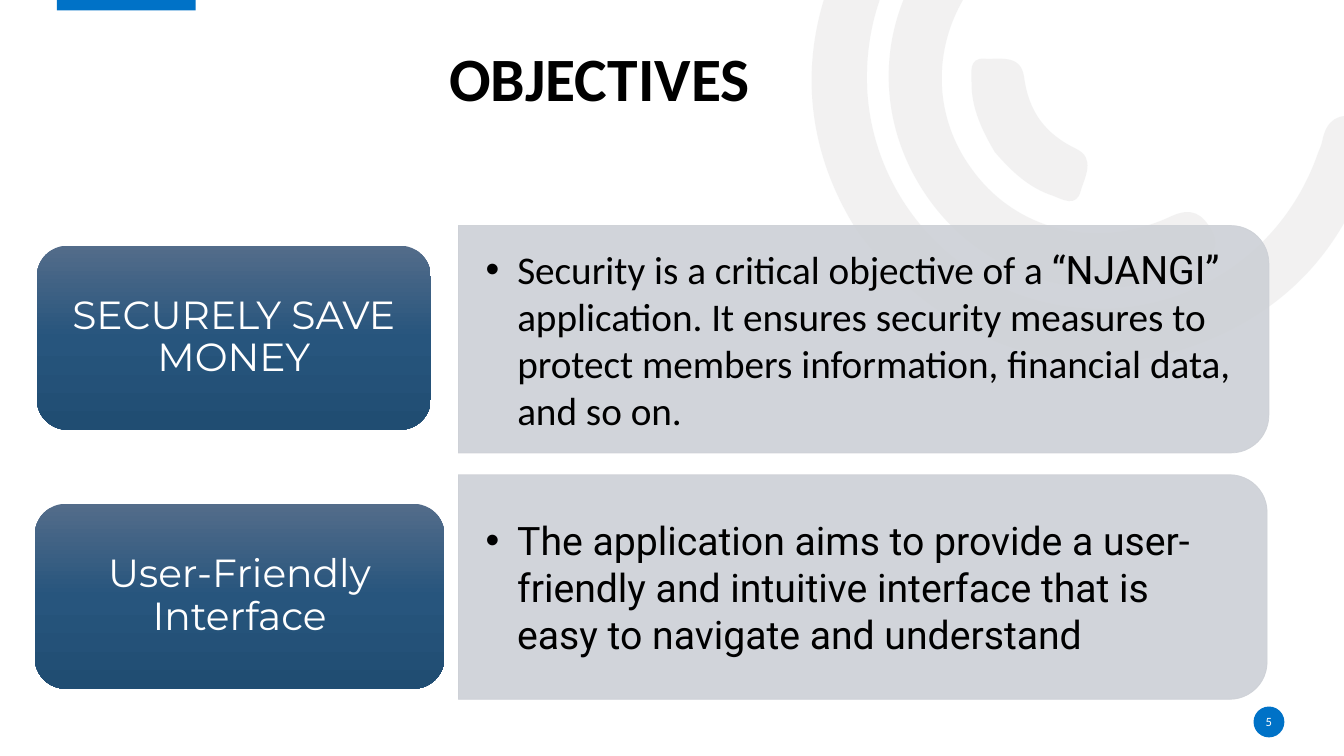
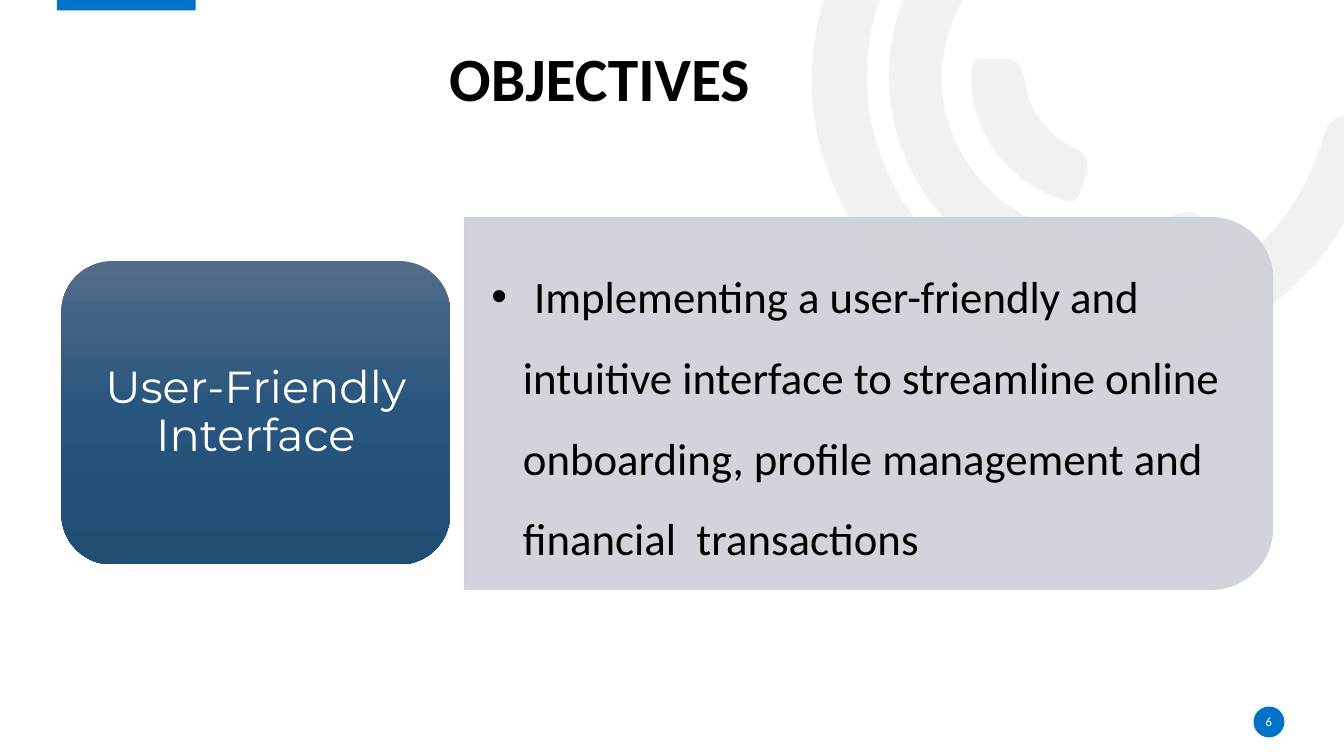
Before and after one commit to Njangi-Association/Njangi-App, a slide deck: slide 6 of Presentation title.pptx (slide 5 before the commit). Drawn at 1344x756 pixels with LibreOffice and Linux fonts; fonts in the diff are those of the drawing; background and template pictures are left out. Boxes give left, top, right and bottom in pixels: in the first picture for what was removed or moved away, otherwise in the second. Text is boxed around its words. In the diff, an @@ line names an element or a change of style, - is before the commit and + after.

```diff
--- a/Presentation title.pptx
+++ b/Presentation title.pptx
@@ round same rect: place and size @@
-round same rect at box(459, 226, 1269, 454)
+round same rect at box(464, 217, 1273, 589)
@@ rounded rectangle: place and size @@
-rounded rectangle at box(37, 246, 432, 431)
+rounded rectangle at box(62, 261, 451, 565)
@@ text "User-Friendly Interface": place and size @@
-text "User-Friendly Interface" at box(108, 558, 371, 630)
+text "User-Friendly Interface" at box(105, 369, 406, 452)
@@ text "User-Friendly Interface" at box(105, 369, 406, 452): size 28 to 32 pt; more space between paragraphs @@
@@ text added at box(523, 282, 1218, 556), 32 pt, text #000000 @@
+  •• Implementing a user-friendly and intuitive interface to streamline online onboarding, profile management and financial transactions
@@ group removed at box(35, 254, 1268, 699): 3 texts, 1 round same rect, 1 rounded rectangle @@
-  •• Security is a critical objective of a “NJANGI” application. It ensures security measures to protect members information, financial data, and so on.
-SECURELY SAVE MONEY
-  •• The application aims to provide a user-friendly and intuitive interface that is easy to navigate and understand
@@ page number at box(1266, 717, 1272, 726): text changed @@
-5
+6
```
Also in this commit, not shown: 15 other slides changed, 6 slides added, 2 slides removed.
